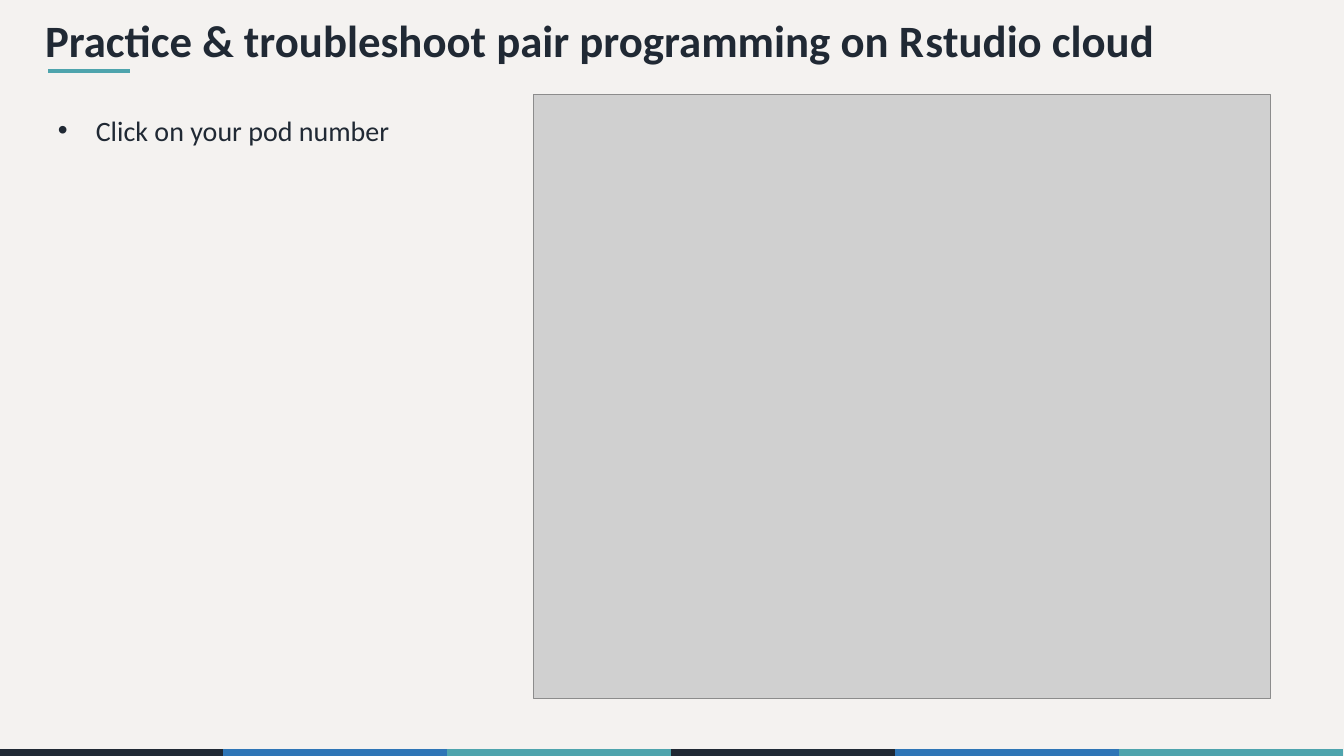
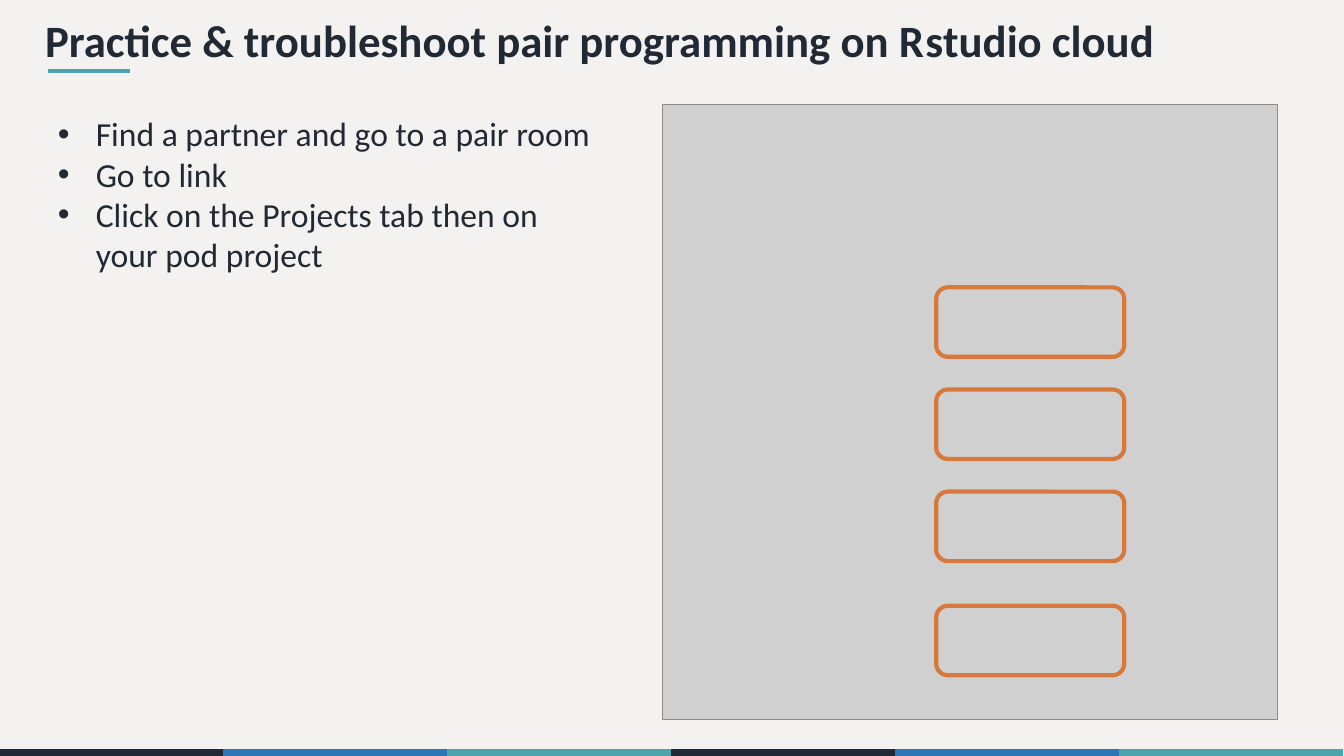
Before and after one commit to the-graph-courses/rbp_cohort_0_materials, a slide deck: slide 16 of week_01/slides/rbp_workshop_01.pptx (slide 14 before the commit). Drawn at 1344x756 pixels with LibreOffice and Linux fonts; fonts in the diff are those of the drawing; grey boxes stand for pictures. Boxes give left, top, right and bottom in pixels: in the first picture for what was removed or moved away, otherwise in the second. Text is boxed around its words. In the diff, an @@ line names an element or a change of style, - is before the commit and + after.

```diff
--- a/week_01/slides/rbp_workshop_01.pptx
+++ b/week_01/slides/rbp_workshop_01.pptx
@@ picture: place and size @@
-picture at [533,95,1270,700]
+picture at [662,105,1278,720]
@@ text at [96,122,589,273]: text changed; size 20 to 24 pt @@
-• Click on your pod number
+• Find a partner and go to a pair room
+• Go to link
+• Click on the Projects tab then on your pod project
@@ rounded rectangle added at [937,287,1124,357], outline #D7783D 3 pt @@
@@ rounded rectangle added at [937,389,1124,459], outline #D7783D 3 pt @@
@@ rounded rectangle added at [937,492,1124,562], outline #D7783D 3 pt @@
@@ rounded rectangle added at [937,606,1124,676], outline #D7783D 3 pt @@
```
Also in this commit, not shown: 7 other slides changed, 7 slides added, 6 slides removed, 10 other files.
